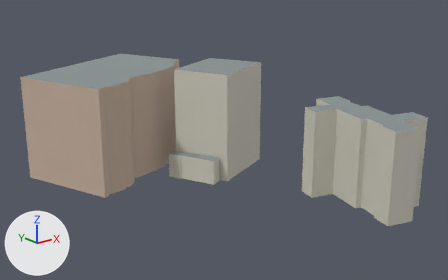
The glTF model game/assets/resources/districts/flushing/context--2-0.gltf as it was, and as the next commit left it.
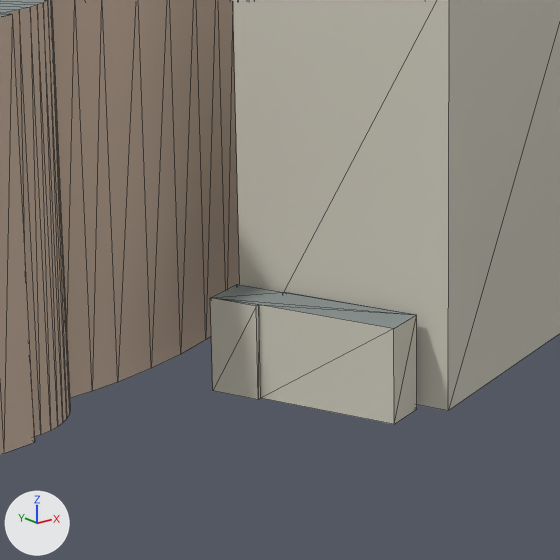
Old and new are each drawn whole from a 50 mm lens placed at (-330.8, -248.3, 86.8), pointed at (-192.6, -75.6, 17.7) and again close up on the part from 26% to 57% of the width and 29% to 78% of the height. Lighting does not change. The marker at lower left points along +X, +Y and +Z. The first two pictures are the older version. The close-ups show mesh edges as thin lines. Vertices at exactly the same position are counted once.

Objects in the first close-up: 'context--2-0'.
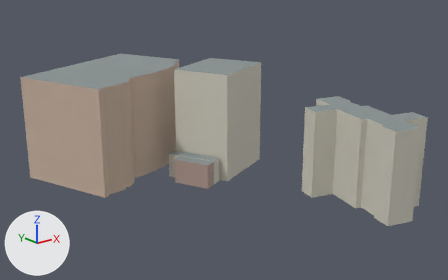
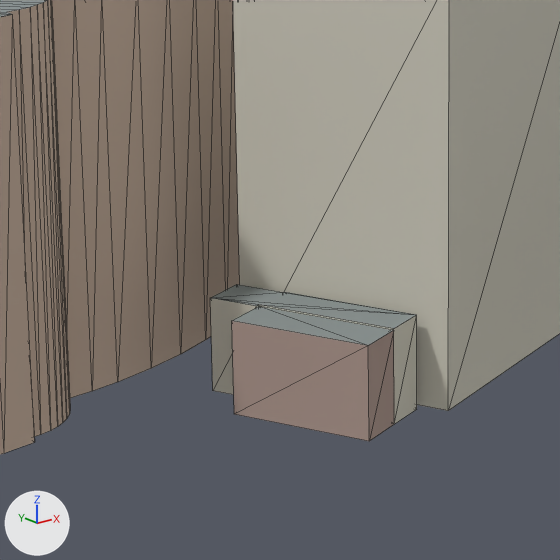
Location of each change, (x1, y1, x2, y2) in pixels of the close-ups (560 x 560 px):
part 1 of me_context__2_0, added
    after: (232, 306, 394, 441)

Edits to the bpy script that builds the scene:
```text
Add mat_nyc_wall_2:
    mat_nyc_wall_2 = principled_material('NYC wall 2')
    mat_nyc_wall_2.base_color = (0.42, 0.31, 0.27)  # beige #ad978e
    mat_nyc_wall_2.roughness = 0.9
Change me_context__2_0:
    used by ob_context__2_0; location = (0.0, 0.0, 0.0)
    remove me_context__2_0.from_pydata(...)  # 132 vertices, 190 faces; spans x -247.2..-150.2, y -140.3..1.4, z 0.0..41.6
    add me_context__2_0.from_pydata(...)  # 138 vertices, 200 faces; spans x -247.2..-150.2, y -140.3..1.4, z 0.0..41.6
    me_context__2_0 part 1
    6 vertices are added at (-206.0, -61.9, 0.0), (-206.0, -61.9, 9.3), (-201.6, -60.0, 9.3), (-195.8, -73.4, 9.3), (-200.2, -75.3, 0.0), (-200.2, -75.3, 9.3)
    8 new faces join them, mat_nyc_wall_2 (beige #ad978e)
    2 new faces join them, mat_nyc_roof (grey #8b9595)
    add me_context__2_0.materials.append(mat_nyc_wall_2)  # beige #ad978e
```
